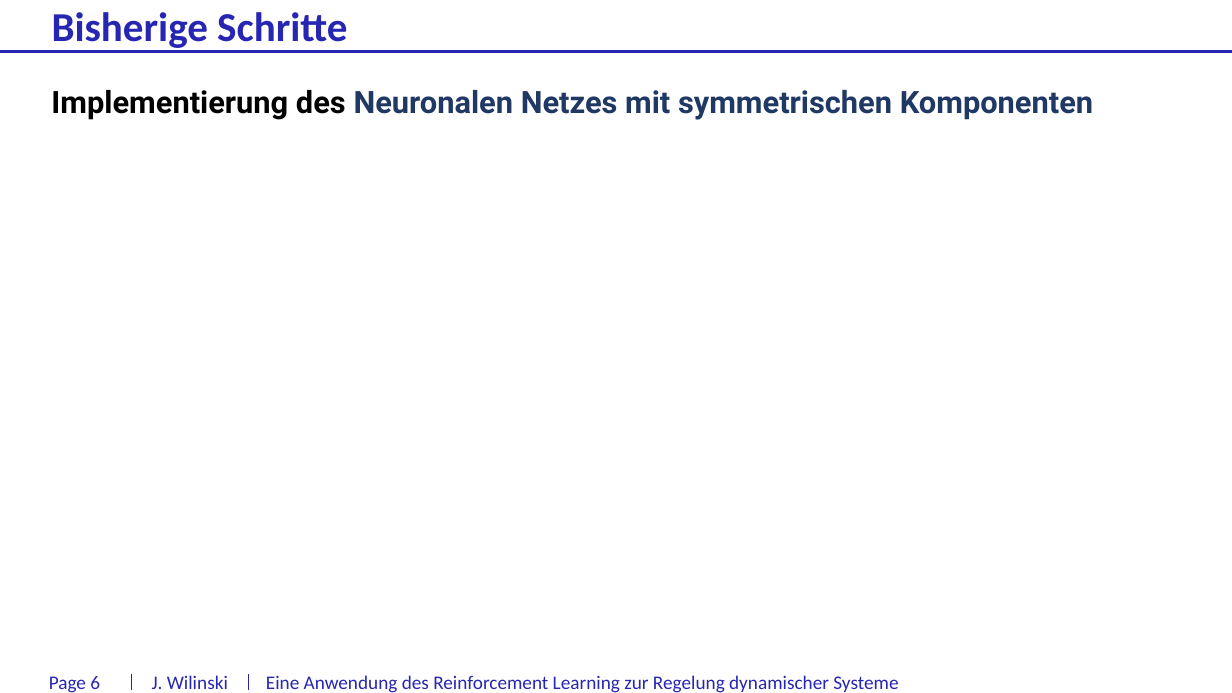
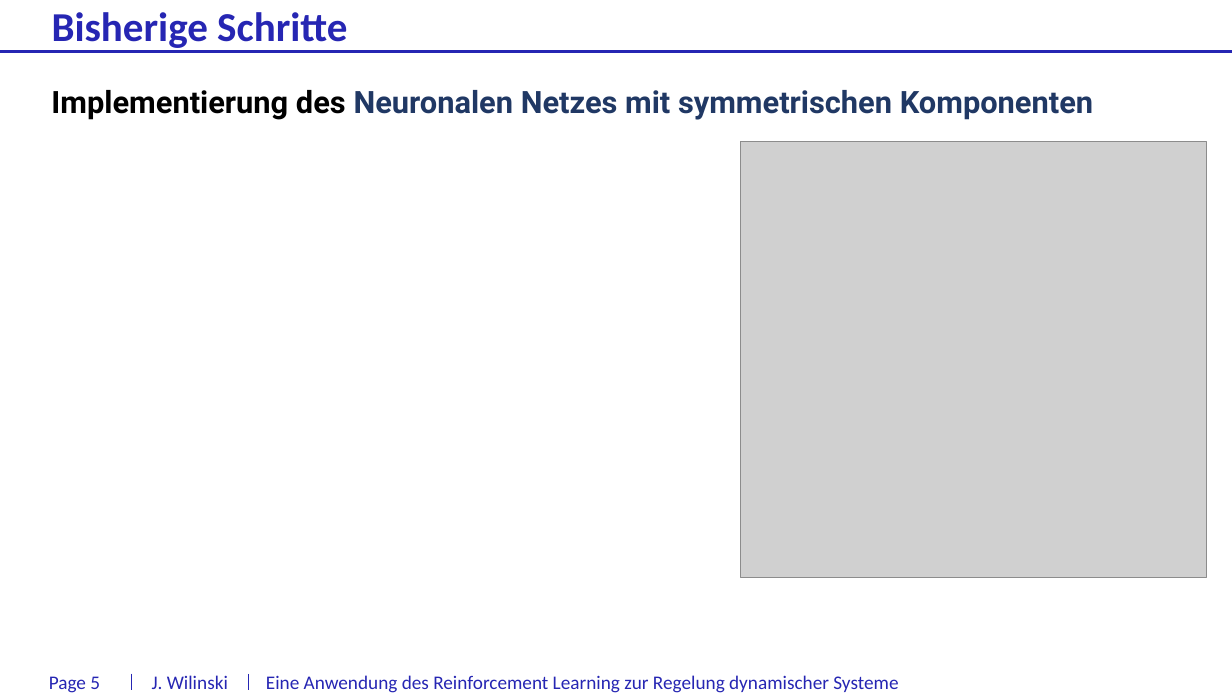
Before and after one commit to J0nasW/BA, a slide deck: slide 5 of docs/Statusgespräch_17072018.pptx (slide 6 before the commit). Drawn at 1232x693 pixels with LibreOffice and Linux fonts; fonts in the diff are those of the drawing; grey boxes stand for pictures; background and template pictures are left out. Boxes give left, top, right and bottom in pixels: in the first picture for what was removed or moved away, otherwise in the second. Text is boxed around its words. In the diff, an @@ line names an element or a change of style, - is before the commit and + after.

```diff
--- a/docs/Statusgespräch_17072018.pptx
+++ b/docs/Statusgespräch_17072018.pptx
@@ picture added at [741, 142, 1207, 578] @@
@@ page number at [49, 676, 100, 693]: text changed @@
-Page 6
+Page 5
```
Also in this commit, not shown: 5 other slides changed, 1 other file.
